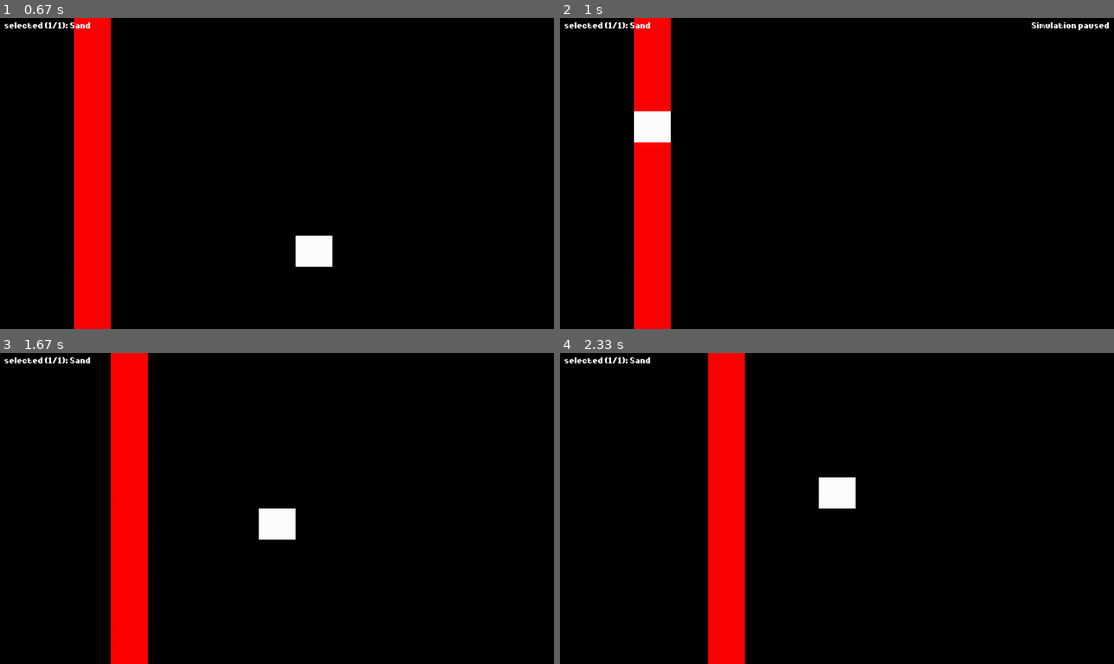
Above: before the commit, frames 1-4 (two rows, left to right).
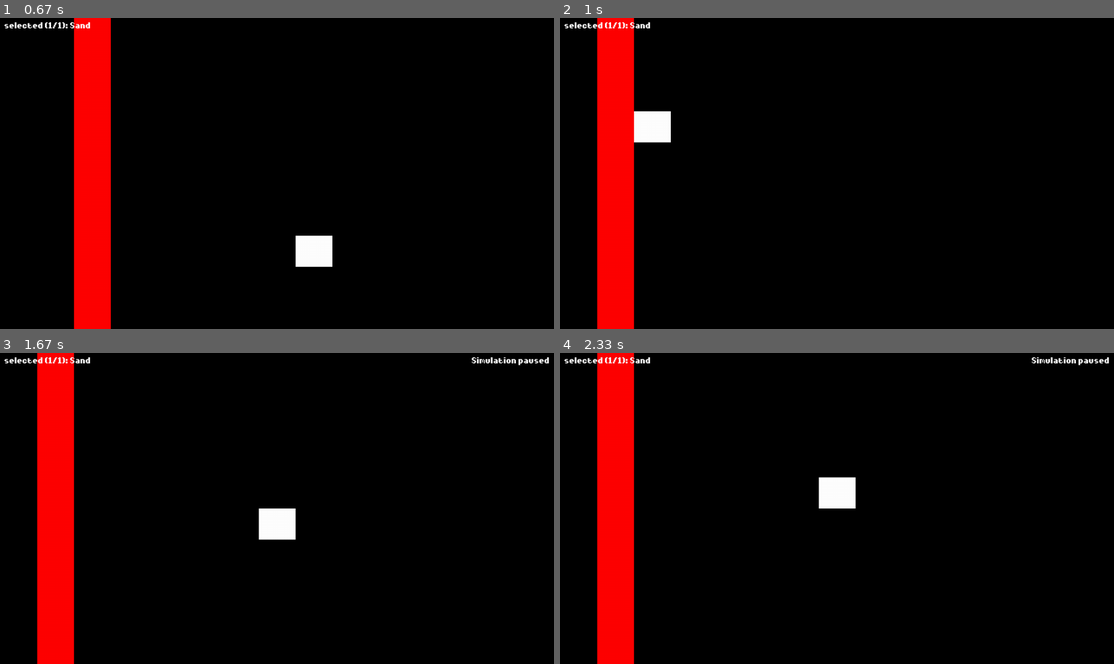
Above: after the commit, the same moments.

Repository: Neptun332/pixel-pygame
Game: pygame game, started from pythonProject3/main.py
Same seed, same stepped clock (60 frames per second), same inputs: the game is played once before the commit and once after it.
Inputs (mouse positions are in pixels of both pictures, inside the frame that each line leads up to):
- Up to frame 1 (0.67 s): press the mouse at (144, 176) at 0.37 s; move the mouse to (238, 207) at 0.47 s; release the mouse at (332, 241) at 0.6 s
- Up to frame 2 (1 s): tap Space at 0.73 s; click (665, 126) at 0.75 s
- Up to frame 3 (1.67 s): tap Space at 1.03 s; press the mouse at (144, 511) at 1.2 s; move the mouse to (199, 548) at 1.3 s; release the mouse at (249, 589) at 1.43 s; press the mouse at (144, 511) at 1.53 s; move the mouse to (282, 533) at 1.63 s
- Up to frame 4 (2.33 s): release the mouse at (981, 558) at 1.77 s; press the mouse at (704, 511) at 1.87 s; move the mouse to (864, 552) at 1.97 s; release the mouse at (1030, 589) at 2.1 s; press the mouse at (704, 511) at 2.2 s; move the mouse to (825, 483) at 2.3 s

Frame 1 is identical in both runs. In frame 2, 13% of the frame differs, in the area x 6-100%, y 0-100%; in frame 3, 14%; in frame 4, 14%.

Commit message:
created event broker and restarting of game

Diff:
--- a/pythonProject3/Core.py
+++ b/pythonProject3/Core.py
@@ -3,16 +3,17 @@
 import pygame
 from pygame import QUIT, MOUSEWHEEL, KEYDOWN
 
-from World import World
 from tiles import LeftRightTile
 
 
 class Core:
 
-    def __init__(self, display, world, tiles):
+    def __init__(self, display, world, tiles, stop_token, event_broker):
         self.display = display
         self.world = world
         self.tiles = tiles
+        self.stop_token = stop_token
+        self.event_broker = event_broker
         self.selected_tile: int = 0
         self.pause: bool = False
         self.tiles_info: bool = False
@@ -23,7 +24,7 @@
         self.run_game_loop()
 
     def run_game_loop(self):
-        while True:
+        while not self.stop_token:
             # Get mouse position
             mouse_position = self.display.get_mouse_world_position(self.world)
             # Get inputs
@@ -51,7 +52,7 @@
             if pygame.mouse.get_pressed()[0]:
                 tile = self.world.get_tile_at_position(mouse_position[0], mouse_position[1])
                 if tile:
-                    tile.step_on()
+                    tile.step_on(self.event_broker)
 
             # update physics
             self.world.update()
--- /dev/null
+++ b/pythonProject3/EventBroker.py
@@ -0,0 +1,17 @@
+from typing import Tuple, List
+
+
+class EventBroker:
+
+    def __init__(self):
+        self.subscriptions: List[Tuple[type, callable]] = []
+
+    def subscribe(self, handler, instance_type):
+        self.subscriptions.append((instance_type, handler))
+
+    def publish_event(self, event):
+        handlers_for_event = self._get_subscribers_for_event(event)
+        [handler() for _, handler in handlers_for_event]
+
+    def _get_subscribers_for_event(self, event):
+        return filter(lambda x: x[0] == type(event), self.subscriptions)
--- /dev/null
+++ b/pythonProject3/GameOver.py
@@ -0,0 +1,4 @@
+class GameOver:
+
+    def __init__(self):
+        pass
--- /dev/null
+++ b/pythonProject3/event_handlers/EventHandler.py
@@ -0,0 +1,7 @@
+from abc import ABC, abstractmethod
+
+
+class EventHandler(ABC):
+    @abstractmethod
+    def handle(self):
+        ...
--- /dev/null
+++ b/pythonProject3/event_handlers/GameOverHandler.py
@@ -0,0 +1,12 @@
+from event_handlers.EventHandler import EventHandler
+
+
+class GameOverHandler(EventHandler):
+
+    def __init__(self, core, restart_handler):
+        self.core = core
+        self.restart_handler = restart_handler
+
+    def handle(self):
+        self.core.stop_token = True
+        self.restart_handler()
--- a/pythonProject3/main.py
+++ b/pythonProject3/main.py
@@ -5,25 +5,25 @@
 
 from Core import Core
 from Display import Display
+from EventBroker import EventBroker
+from GameOver import GameOver
 from World import World
+from event_handlers.GameOverHandler import GameOverHandler
 from tiles import TILES
 
-"""
-All PyGame stuff is here (rendering & inputs)
-"""
-def start_game():
+def main():
+    stop_token = False
     fps = 60
     fpsClock = pygame.time.Clock()
     window = pygame.display.set_mode((1280, 720), pygame.RESIZABLE)
     display = Display(fpsClock, window, TILES, fps)
 
+    event_broker = EventBroker()
     world = World(15, 10)
-    core = Core(display, world, TILES)
+    core = Core(display, world, TILES, stop_token, event_broker)
+    game_over_handler = GameOverHandler(core, main)
+    event_broker.subscribe(game_over_handler.handle, GameOver)
     core.start_game()
-
-
-def main():
-    start_game()
 
 
 
--- a/pythonProject3/tiles/LeftRightTile.py
+++ b/pythonProject3/tiles/LeftRightTile.py
@@ -1,4 +1,5 @@
 from Directions import Directions
+from GameOver import GameOver
 from tiles.MovingTile import MovingTile
 from utils.semirandom import randint
 
@@ -14,7 +15,7 @@
             x=x,
             y=y,
             world=world,
-            velocity=velocity
+            velocity=velocity,
         )
         self.current_direction = Directions.LEFT
         self.next_direction = Directions.RIGHT
@@ -36,5 +37,7 @@
         self.current_direction = self.next_direction
         self.next_direction = temp
 
-    def step_on(self):
+    def step_on(self, event_broker):
         print("GameOver")
+        event = GameOver()
+        event_broker.publish_event(event)
--- a/pythonProject3/tiles/MovingTile.py
+++ b/pythonProject3/tiles/MovingTile.py
@@ -2,6 +2,7 @@
 from typing import Tuple, List, Optional
 
 from Directions import Directions
+from EventBroker import EventBroker
 from tiles.TIle import Tile
 
 
Empty file added: pythonProject3/event_handlers/__init__.py
